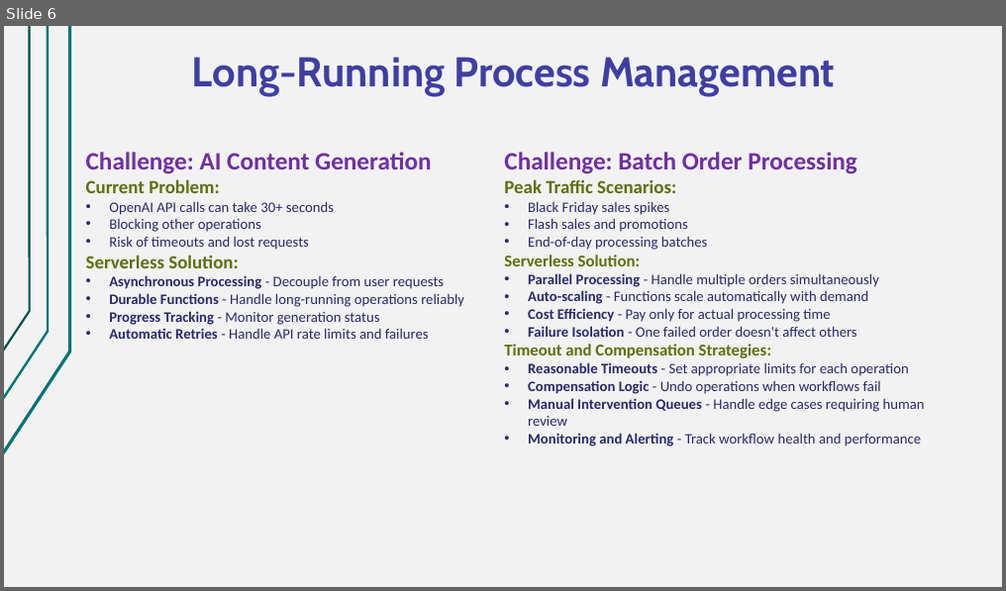
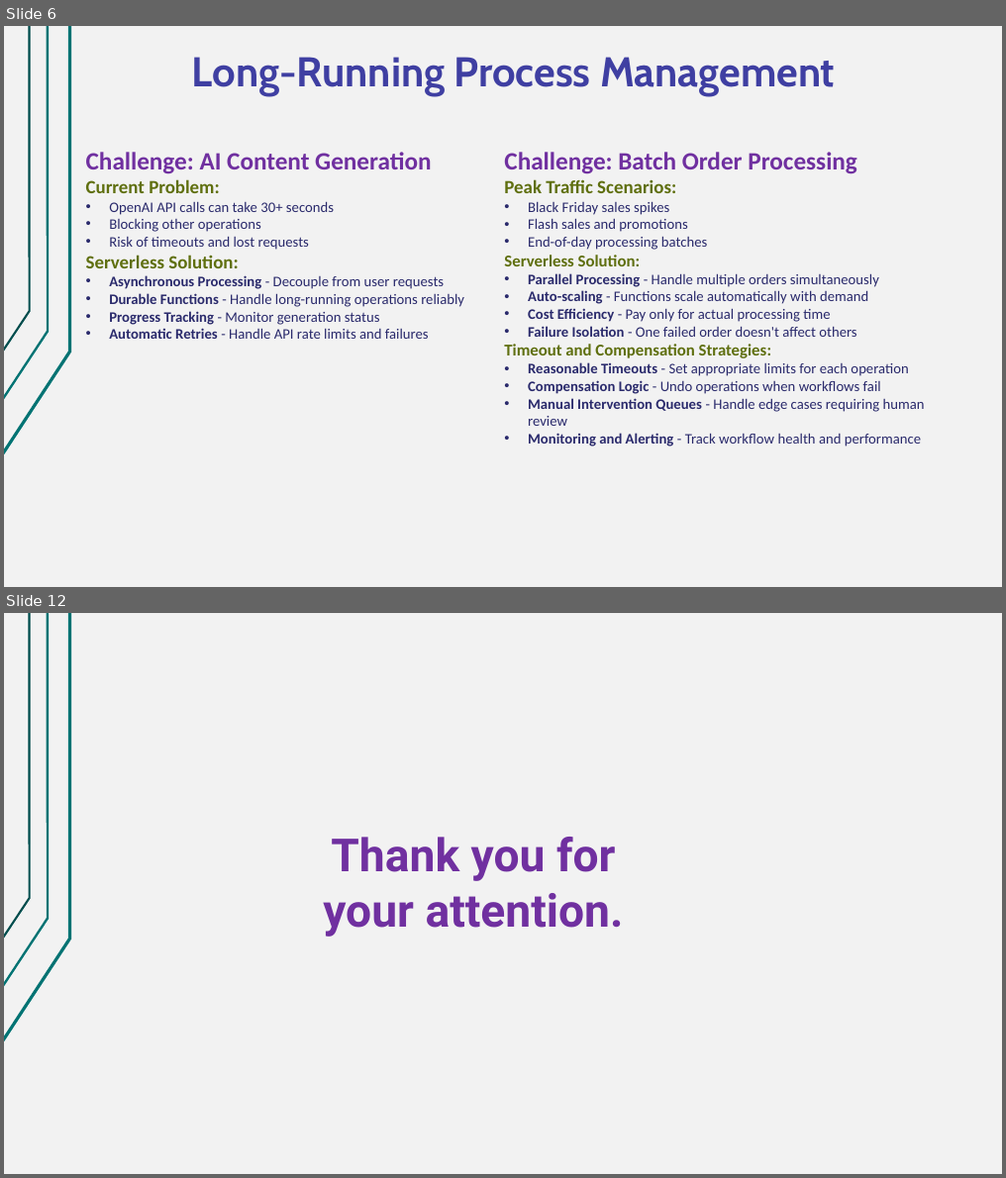
Before and after one commit to Nikolai-Semko/CST8917_Final_Oral_Exam, a slide deck: CST8917_Final_Oral_Exam_Presentation.pptx. Shown one above the other, each under a label of ours: slide 6 before the commit, slides 6 and 12 after it; the slides between them are not shown. The pictures are 1006x591 and 1006x1178 pixels, drawn with LibreOffice and Linux fonts; fonts in the diff are those of the drawing. Boxes give left, top, right and bottom in pixels: in the first picture for what was removed or moved away, otherwise in the second. Text is boxed around its words. In the diff, an @@ line names an element or a change of style, - is before the commit and + after.

```diff
--- a/CST8917_Final_Oral_Exam_Presentation.pptx
+++ b/CST8917_Final_Oral_Exam_Presentation.pptx
@@ slide 12 added at (4,613,1002,1174), background #F2F2F2; not listed: 3 template elements that a slide beside it also shows @@
@@ text added at (323,837,624,937), 44 pt, text #7030A0, bold @@
+Thank you for your attention.
```
Also in this commit, not shown: 5 other slides added, 5 slides removed, 1 other file.
